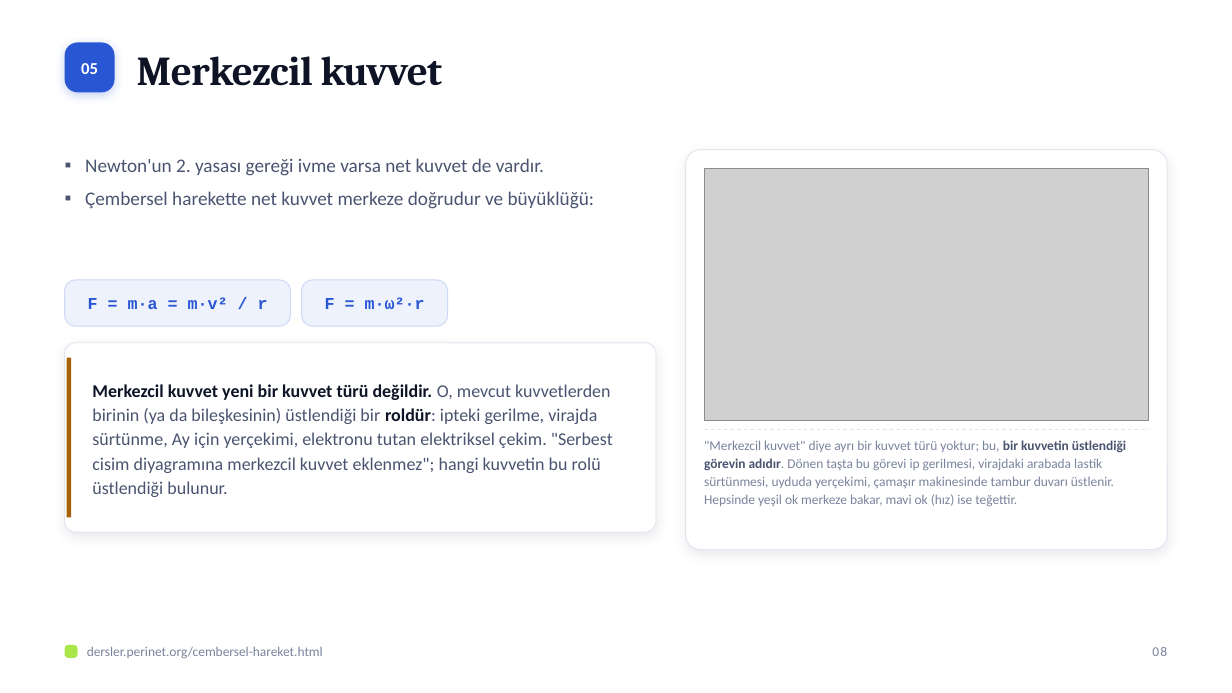
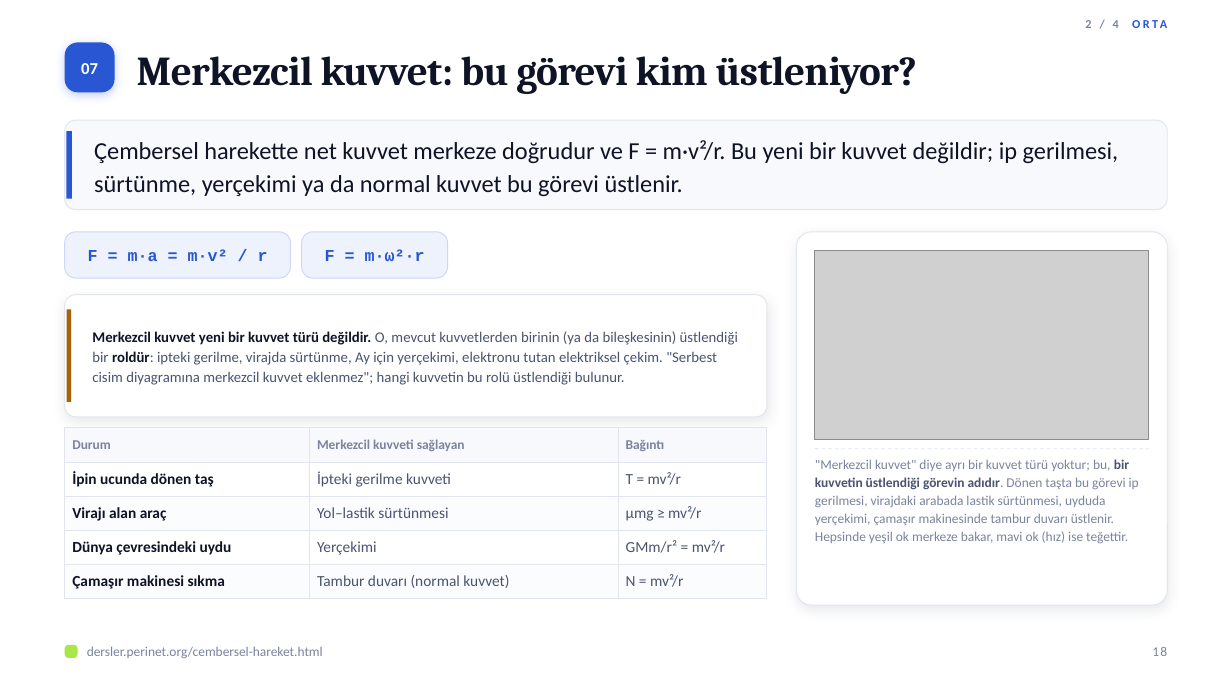
Before and after one commit to elestirmen/dersler, a slide deck: slide 18 of dist/sunum/cembersel-hareket.pptx (slide 8 before the commit). Drawn at 1232x693 pixels with LibreOffice and Linux fonts; fonts in the diff are those of the drawing; grey boxes stand for pictures. Boxes give left, top, right and bottom in pixels: in the first picture for what was removed or moved away, otherwise in the second. Text is boxed around its words. In the diff, an @@ line names an element or a change of style, - is before the commit and + after.

```diff
--- a/dist/sunum/cembersel-hareket.pptx
+++ b/dist/sunum/cembersel-hareket.pptx
@@ text added at [1085, 20, 1119, 28], 9.5 pt, text #2957D4, bold @@
+2 / 4 ORTA
@@ text at [137, 56, 917, 94]: text changed @@
-Merkezcil kuvvet
+Merkezcil kuvvet: bu görevi kim üstleniyor?
@@ text at [81, 63, 98, 74]: text changed @@
-05
+07
@@ rounded rectangle added at [65, 120, 1167, 210], fill #F8F9FC, outline #E1E5EE 0.75 pt @@
@@ rectangle added at [67, 131, 72, 199], fill #2957D4 @@
@@ text added at [94, 140, 1119, 197], 19 pt, text #0E1426 @@
+Çembersel harekette net kuvvet merkeze doğrudur ve F = m·v²/r. Bu yeni bir kuvvet değildir; ip gerilmesi, sürtünme, yerçekimi ya da normal kuvvet bu görevi üstlenir.
@@ text removed at [85, 158, 595, 209] @@
-▪ Newton'un 2. yasası gereği ivme varsa net kuvvet de vardır.
-▪ Çembersel harekette net kuvvet merkeze doğrudur ve büyüklüğü:
@@ picture removed at [704, 168, 1149, 421] @@
@@ 2 texts, 2 rounded rectangles: place and size @@
-2 texts, 2 rounded rectangles at [65, 280, 447, 326]
+2 texts, 2 rounded rectangles at [65, 232, 447, 278]
@@ rounded rectangle: place and size @@
-rounded rectangle at [686, 150, 1167, 550]
+rounded rectangle at [797, 232, 1167, 605]
@@ rounded rectangle at [797, 232, 1167, 605]: proportions changed @@
@@ picture added at [815, 250, 1149, 440] @@
@@ rounded rectangle at [65, 295, 767, 417]: proportions changed @@
@@ rounded rectangle: place and size @@
-rounded rectangle at [65, 343, 656, 532]
+rounded rectangle at [65, 295, 767, 417]
@@ rectangle: place and size @@
-rectangle at [67, 358, 71, 518]
+rectangle at [67, 310, 71, 402]
@@ text "Merkezcil kuvvet yeni bir kuvvet ...": place and size @@
-text "Merkezcil kuvvet yeni bir kuvvet ..." at [92, 384, 613, 497]
+text "Merkezcil kuvvet yeni bir kuvvet ..." at [92, 331, 738, 385]
@@ text "Merkezcil kuvvet yeni bir kuvvet ..." at [92, 331, 738, 385]: size 14 to 11.5 pt @@
@@ table added at [65, 428, 767, 593], 5 rows, 3 columns @@
+Durum | Merkezcil kuvveti sağlayan | Bağıntı
+İpin ucunda dönen taş | İpteki gerilme kuvveti | T = mv²/r
+Virajı alan araç | Yol–lastik sürtünmesi | μmg ≥ mv²/r
+Dünya çevresindeki uydu | Yerçekimi | GMm/r² = mv²/r
+Çamaşır makinesi sıkma | Tambur duvarı (normal kuvvet) | N = mv²/r
@@ line moved from (704, 430) - (1149, 430) to (815, 449) - (1149, 449) @@
@@ text ""Merkezcil kuvvet" diye ayrı bir ..." rewrapped from [704, 440, 1126, 506] to [815, 459, 1139, 543] @@
@@ text at [1152, 647, 1167, 656]: text changed @@
-08
+18
```
Also in this commit, not shown: 11 other slides changed, 28 slides added, 3 slides removed, 21 other files.
